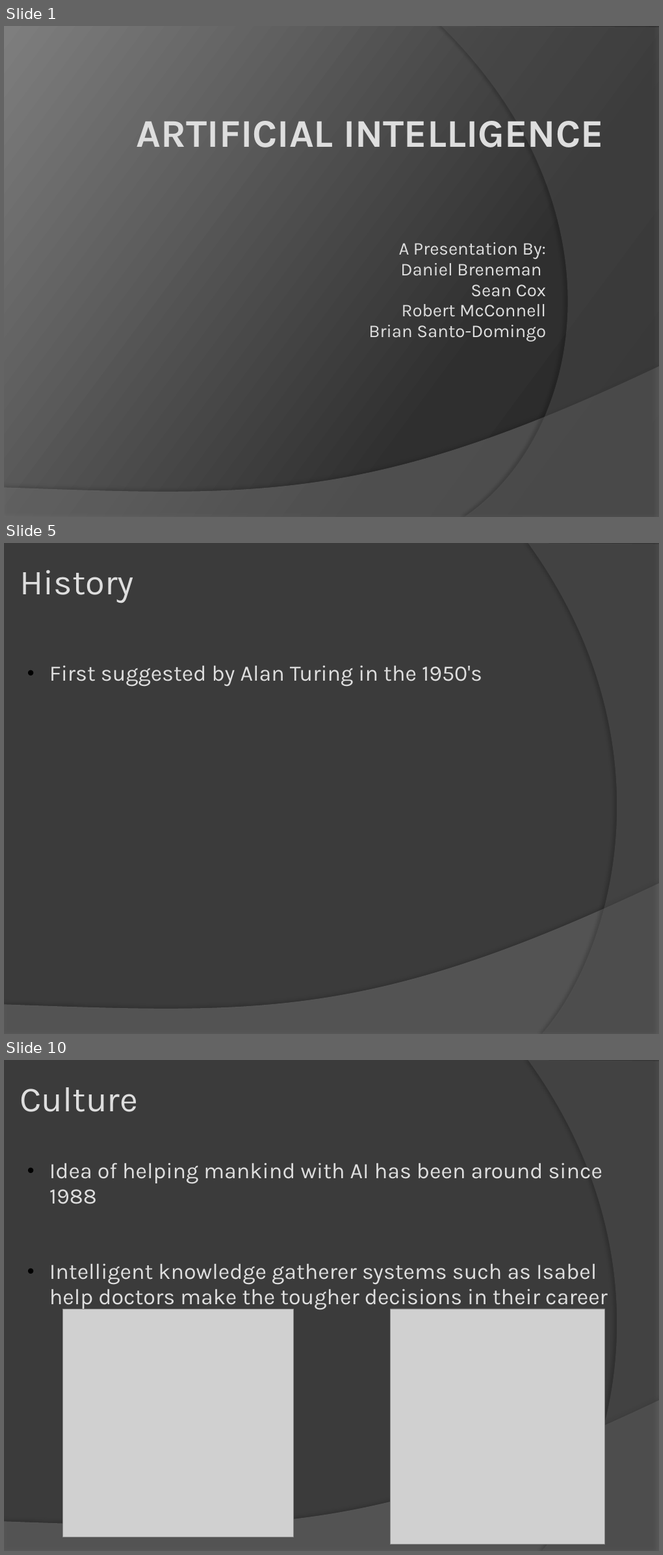
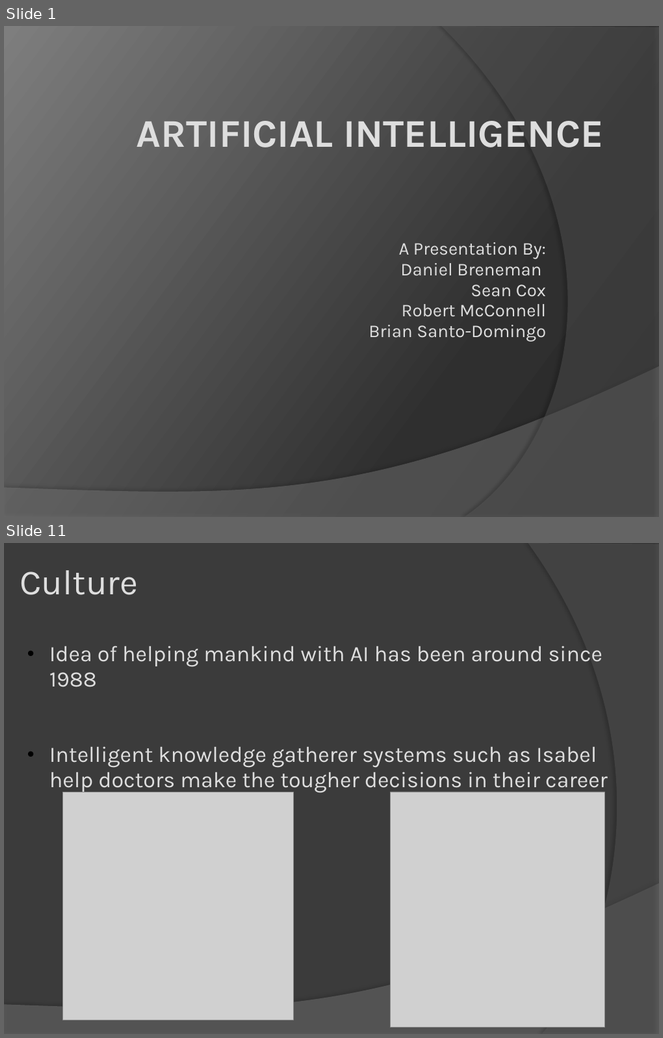
Before and after one commit to abhishekori/team-sexy-awesome-repository-of-awesomeness-----sexy, a slide deck: artififical intelligence.pptx. Shown one above the other, each under a label of ours: slides 1, 5 and 10 before the commit, slides 1 and 11 after it; the slides between them are not shown. The pictures are 663x1555 and 663x1038 pixels, drawn with LibreOffice and Linux fonts; fonts in the diff are those of the drawing; grey boxes stand for pictures. Boxes give left, top, right and bottom in pixels: in the first picture for what was removed or moved away, otherwise in the second. Text is boxed around its words. In the diff, an @@ line names an element or a change of style, - is before the commit and + after.

```diff
--- a/artififical intelligence.pptx
+++ b/artififical intelligence.pptx
@@ slide 5 removed at box(4, 543, 659, 1034), background #3B3B3B; not listed: 2 template elements that a slide beside it also shows @@
@@ title removed at box(20, 570, 134, 603) @@
-History
@@ text removed at box(50, 665, 482, 686) @@
-  • First suggested by Alan Turing in the 1950's
@@ what was slide 10 is now slide 11 @@
```
Also in this commit, not shown: 5 slides changed, 7 slides added, 2 other slides removed.
